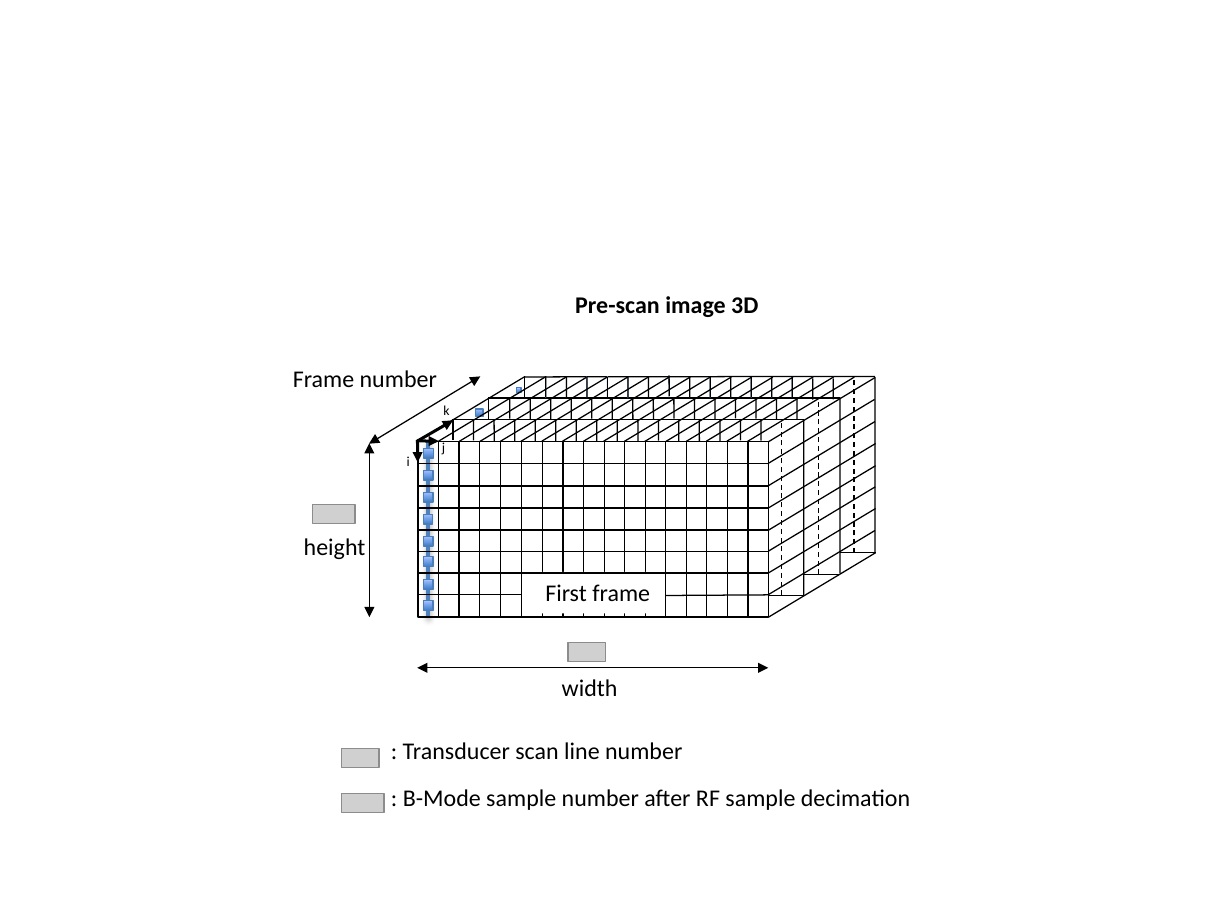
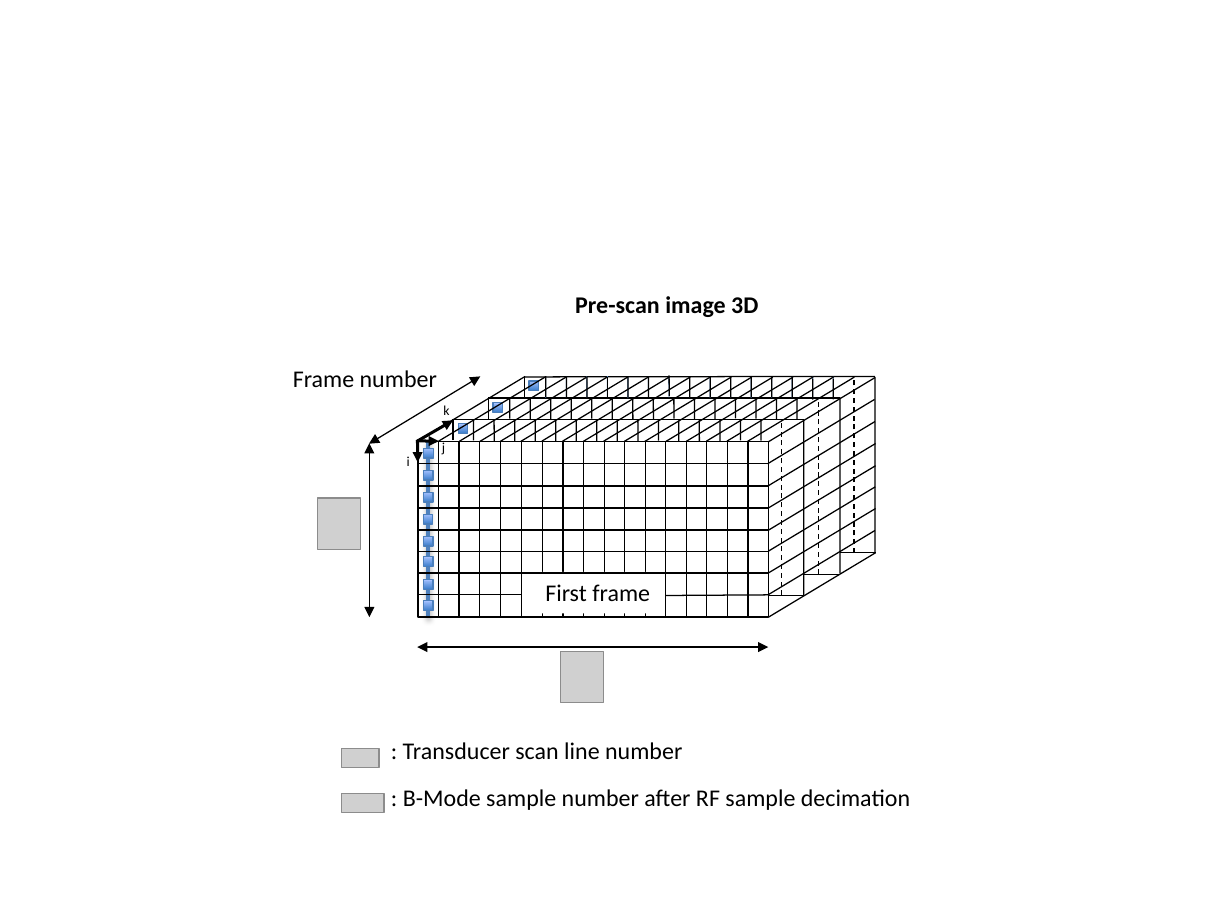
Before and after one commit to lagadic/ustk, a slide deck: slide 7 of doc/image/img-usProbeSettings.pptx. Drawn at 1232x924 pixels with LibreOffice and Linux fonts; fonts in the diff are those of the drawing; grey boxes stand for pictures. Boxes give left, top, right and bottom in pixels: in the first picture for what was removed or moved away, otherwise in the second. Text is boxed around its words. In the diff, an @@ line names an element or a change of style, - is before the commit and + after.

```diff
--- a/doc/image/img-usProbeSettings.pptx
+++ b/doc/image/img-usProbeSettings.pptx
@@ rectangle: place and size @@
-rectangle at (516, 388, 521, 393)
+rectangle at (530, 381, 540, 391)
@@ rectangle: place and size @@
-rectangle at (476, 409, 483, 416)
+rectangle at (493, 403, 503, 413)
@@ rectangle added at (458, 424, 468, 434), fill gradient #3F80CE to #A4C4FF, outline #4B7EBC 0.75 pt @@
@@ picture added at (318, 498, 361, 549) @@
@@ double arrow moved from (769, 668) - (418, 668) to (769, 647) - (418, 647) @@
@@ picture added at (561, 652, 604, 703) @@
@@ group removed at (304, 505, 618, 696): 2 pictures, 2 texts @@
-height
-width
```
Also in this commit, not shown: 6 other slides changed, 10 other files.
